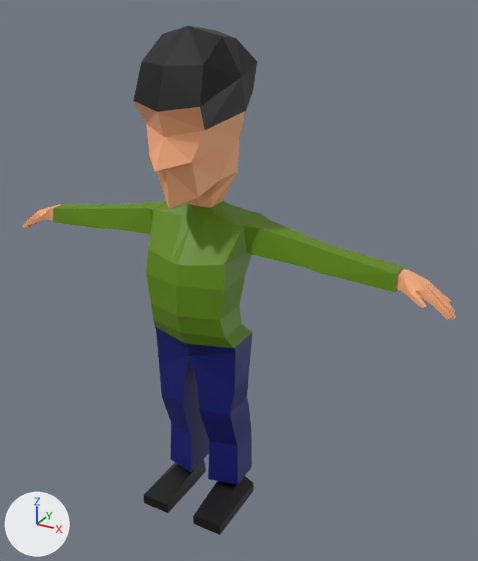
The glTF model assets/GUY/Guy.glb: old version first, new version second.
Camera for both pictures: a camera (50 mm lens) standing at (1.266, -1.997, 2.052) and looking at (0.129, 0.07, 1.018). Arrows for +X, +Y and +Z are at lower left; the lights stay in place.

Objects in the first picture: 'Guy'.
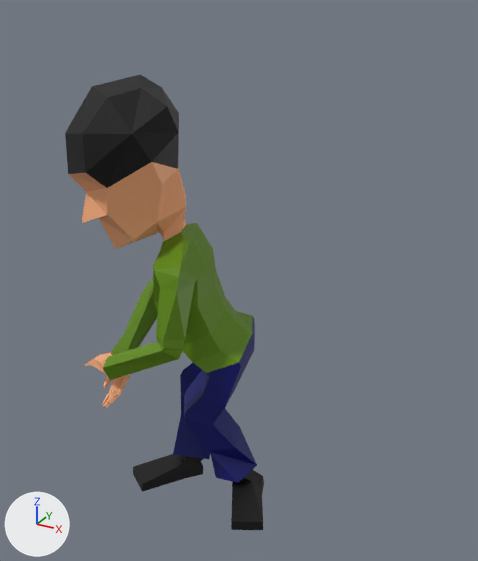
Commit message: # [CHANGED] Walk & Attack Animation

The newer file adds an action. The first version stands in its rest pose; the second is drawn at frame 4 of the action 'AttackSwing1'.

Changed parts and their boxes [x1, y1, x2, y2] in the pictures (478 x 561 px):
'Guy', posed (54% narrower, 11% shorter)
    before: [22, 26, 456, 535]
    after: [65, 75, 264, 530]
bone 'DEF-spine', root to tip
    before: (212, 333) to (205, 301)
    after: (250, 346) to (221, 318)
bone 'DEF-spine.005', root to tip
    before: (209, 202) to (198, 198)
    after: (181, 232) to (162, 232)
bone 'DEF-spine.006', root to tip
    before: (198, 198) to (198, 177)
    after: (162, 232) to (154, 214)
bone 'torso', root to tip
    before: (209, 317) to (234, 298)
    after: (236, 332) to (281, 315)
bone 'DEF-thigh.L', root to tip
    before: (226, 349) to (226, 380)
    after: (229, 369) to (213, 393)
bone 'DEF-shin.L', root to tip
    before: (225, 410) to (227, 445)
    after: (198, 415) to (220, 446)
bone 'DEF-shin.L.001', root to tip
    before: (227, 445) to (230, 477)
    after: (220, 446) to (241, 475)
bone 'DEF-foot.L', root to tip
    before: (230, 477) to (219, 500)
    after: (241, 475) to (240, 499)
bone 'DEF-thigh.R', root to tip
    before: (178, 336) to (179, 366)
    after: (238, 339) to (218, 360)
bone 'DEF-shin.R', root to tip
    before: (180, 396) to (186, 431)
    after: (198, 379) to (195, 419)
bone 'DEF-shin.R.001', root to tip
    before: (186, 431) to (193, 463)
    after: (195, 419) to (191, 458)
bone 'DEF-foot.R', root to tip
    before: (193, 463) to (181, 485)
    after: (191, 458) to (172, 473)
bone 'DEF-upper_arm.L', root to tip
    before: (246, 232) to (285, 246)
    after: (169, 273) to (169, 312)
bone 'DEF-upper_arm.L.001', root to tip
    before: (285, 246) to (325, 260)
    after: (169, 312) to (169, 351)
bone 'DEF-forearm.L', root to tip
    before: (325, 260) to (359, 271)
    after: (169, 351) to (140, 361)
bone 'DEF-forearm.L.001', root to tip
    before: (359, 271) to (396, 282)
    after: (140, 361) to (111, 370)
bone 'DEF-hand.L', root to tip
    before: (396, 282) to (432, 298)
    after: (111, 370) to (104, 359)
bone 'DEF-upper_arm.R', root to tip
    before: (162, 216) to (134, 217)
    after: (192, 234) to (173, 266)
bone 'DEF-forearm.R', root to tip
    before: (108, 218) to (84, 217)
    after: (154, 299) to (137, 327)
bone 'DEF-forearm.R.001', root to tip
    before: (84, 217) to (61, 215)
    after: (137, 327) to (120, 355)
bone 'DEF-hand.R', root to tip
    before: (61, 215) to (38, 218)
    after: (120, 355) to (115, 386)

The edits, one by one:
Bone 'DEF-spine' (bone_def_spine) moves from (0.0, 0.0, 0.0) to (0.153, -0.061, -0.037).
Bone 'DEF-spine' (bone_def_spine) turns from (0, 0, 0) to (8, -67, 32) degrees about its own x, y and z.
Bone 'DEF-spine.005' (bone_def_spine_005) turns from (0, 0, 0) to (0, 11, 0) degrees about its own x, y and z.
Bone 'DEF-spine.006' (bone_def_spine_006) turns from (0, 0, 0) to (-13, 24, -23) degrees about its own x, y and z.
Bone 'torso' (bone_torso) moves from (0.0, 0.0, 0.0) to (0.097, 0.053, -0.069).
Bone 'torso' (bone_torso) turns from (0, 0, 0) to (28, 3, -71) degrees about its own x, y and z.
Bone 'DEF-thigh.L' (bone_def_thigh_l) turns from (0, 0, 0) to (-56, 2, 4) degrees about its own x, y and z.
Bone 'DEF-thigh.L' (bone_def_thigh_l) is rescaled from (1.0, 1.0, 1.0) to (1.02, 0.97, 1.02).
Bone 'DEF-shin.L' (bone_def_shin_l) turns from (0, 0, 0) to (45, -1, 0) degrees about its own x, y and z.
Bone 'DEF-shin.L' (bone_def_shin_l) is rescaled from (1.0, 1.0, 1.0) to (1.0, 0.98, 1.03).
Bone 'DEF-shin.L.001' (bone_def_shin_l_001) turns from (0, 0, 0) to (0, -52, 0) degrees about its own x, y and z.
Bone 'DEF-foot.L' (bone_def_foot_l) turns from (0, 0, 0) to (6, -39, -36) degrees about its own x, y and z.
Bone 'DEF-foot.L' (bone_def_foot_l) is rescaled from (1.0, 1.0, 1.0) to (1.0, 0.99, 1.01).
Bone 'DEF-thigh.R' (bone_def_thigh_r) turns from (0, 0, 0) to (-65, -7, -11) degrees about its own x, y and z.
Bone 'DEF-thigh.R' (bone_def_thigh_r) is rescaled from (1.0, 1.0, 1.0) to (1.01, 0.98, 1.01).
Bone 'DEF-shin.R' (bone_def_shin_r) turns from (0, 0, 0) to (26, 2, 0) degrees about its own x, y and z.
Bone 'DEF-shin.R' (bone_def_shin_r) is rescaled from (1.0, 1.0, 1.0) to (1.0, 1.0, 1.01).
Bone 'DEF-shin.R.001' (bone_def_shin_r_001) turns from (0, 0, 0) to (0, -19, 0) degrees about its own x, y and z.
Bone 'DEF-foot.R' (bone_def_foot_r) turns from (0, 0, 0) to (18, -9, -18) degrees about its own x, y and z.
Bone 'DEF-upper_arm.L' (bone_def_upper_arm_l) turns from (0, 0, 0) to (-8, -5, -65) degrees about its own x, y and z.
Bone 'DEF-upper_arm.L' (bone_def_upper_arm_l) is rescaled from (1.0, 1.0, 1.0) to (1.01, 0.97, 1.01).
Bone 'DEF-upper_arm.L.001' (bone_def_upper_arm_l_001) turns from (0, 0, 0) to (0, 11, 0) degrees about its own x, y and z.
Bone 'DEF-forearm.L' (bone_def_forearm_l) turns from (0, 0, 0) to (57, 13, -2) degrees about its own x, y and z.
Bone 'DEF-forearm.L' (bone_def_forearm_l) is rescaled from (1.0, 1.0, 1.0) to (1.0, 0.96, 1.04).
Bone 'DEF-forearm.L.001' (bone_def_forearm_l_001) turns from (0, 0, 0) to (0, 25, 0) degrees about its own x, y and z.
Bone 'DEF-hand.L' (bone_def_hand_l) turns from (0, 0, 0) to (48, 37, -11) degrees about its own x, y and z.
Bone 'DEF-hand.L' (bone_def_hand_l) is rescaled from (1.0, 1.0, 1.0) to (0.99, 1.0, 1.02).
Bone 'DEF-upper_arm.R' (bone_def_upper_arm_r) turns from (0, 0, 0) to (8, -14, 119) degrees about its own x, y and z.
Bone 'DEF-upper_arm.R' (bone_def_upper_arm_r) is rescaled from (1.0, 1.0, 1.0) to (0.99, 1.02, 0.99).
Bone 'DEF-forearm.R' (bone_def_forearm_r) turns from (0, 0, 0) to (-9, -5, 1) degrees about its own x, y and z.
Bone 'DEF-forearm.R.001' (bone_def_forearm_r_001) turns from (0, 0, 0) to (0, 52, 0) degrees about its own x, y and z.
Bone 'DEF-hand.R' (bone_def_hand_r) turns from (0, 0, 0) to (-38, 46, -42) degrees about its own x, y and z.
Bone 'DEF-hand.R' (bone_def_hand_r) is rescaled from (1.0, 1.0, 1.0) to (1.0, 0.99, 1.01).
